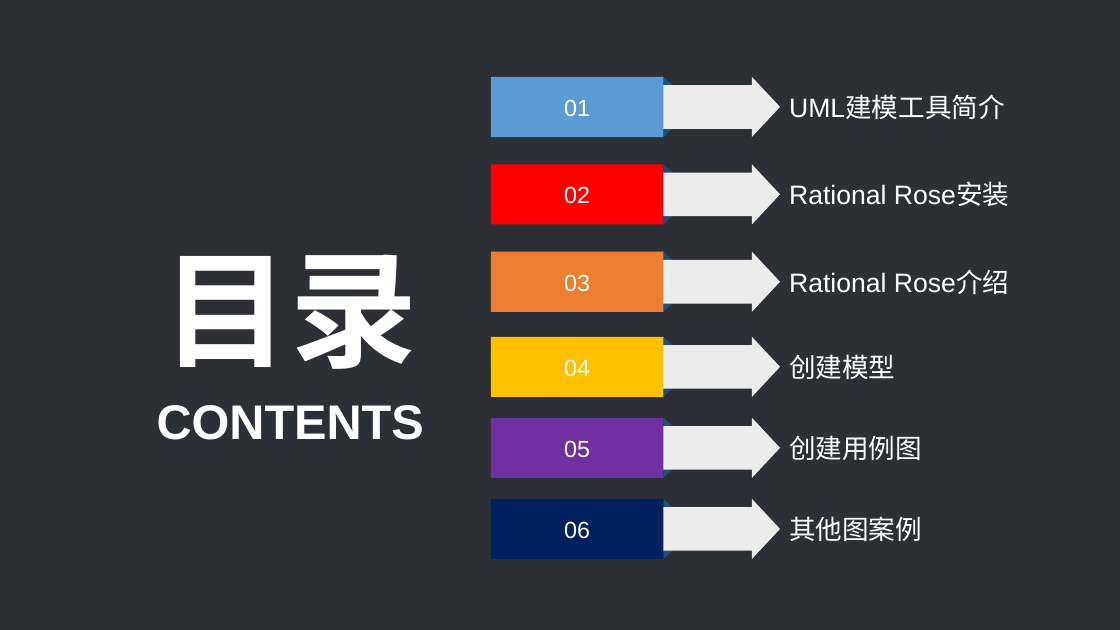
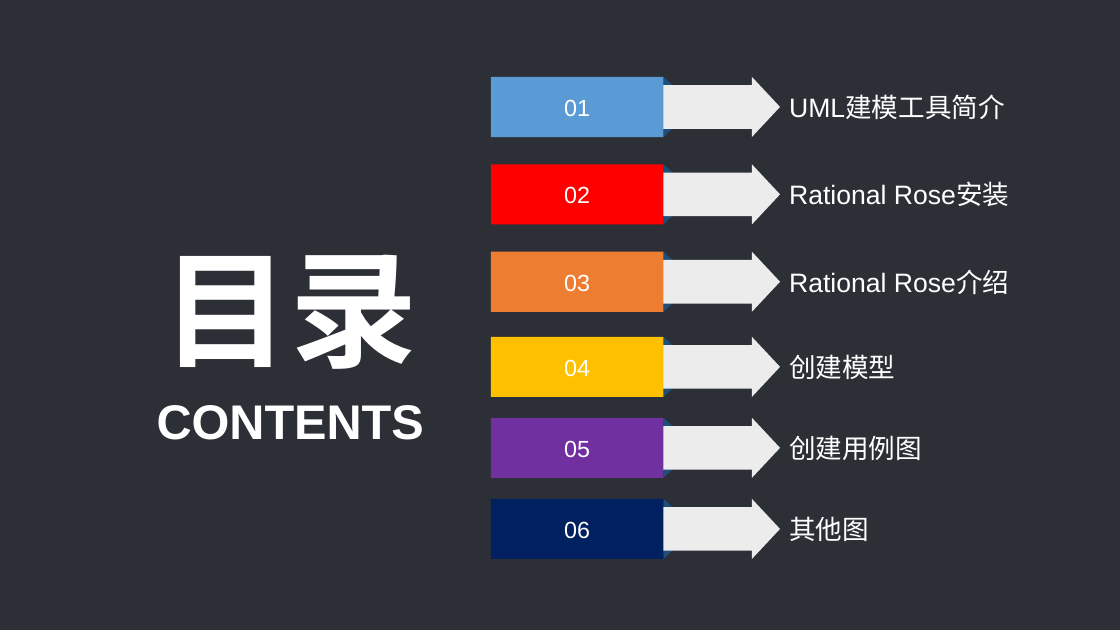
Before and after one commit to PRD-G17/PRD-G17-teamwork, a slide deck: slide 3 of 5UML答辩/Rational Rose 使用教程.pptx. Drawn at 1120x630 pixels with LibreOffice and Linux fonts; fonts in the diff are those of the drawing. Boxes give left, top, right and bottom in pixels: in the first picture for what was removed or moved away, otherwise in the second. Text is boxed around its words. In the diff, an @@ line names an element or a change of style, - is before the commit and + after.

```diff
--- a/5UML答辩/Rational Rose 使用教程.pptx
+++ b/5UML答辩/Rational Rose 使用教程.pptx
@@ text in free at (789,516,869,541): text changed @@
-其他图案例
+其他图
```
Also in this commit, not shown: 3 other slides changed.
